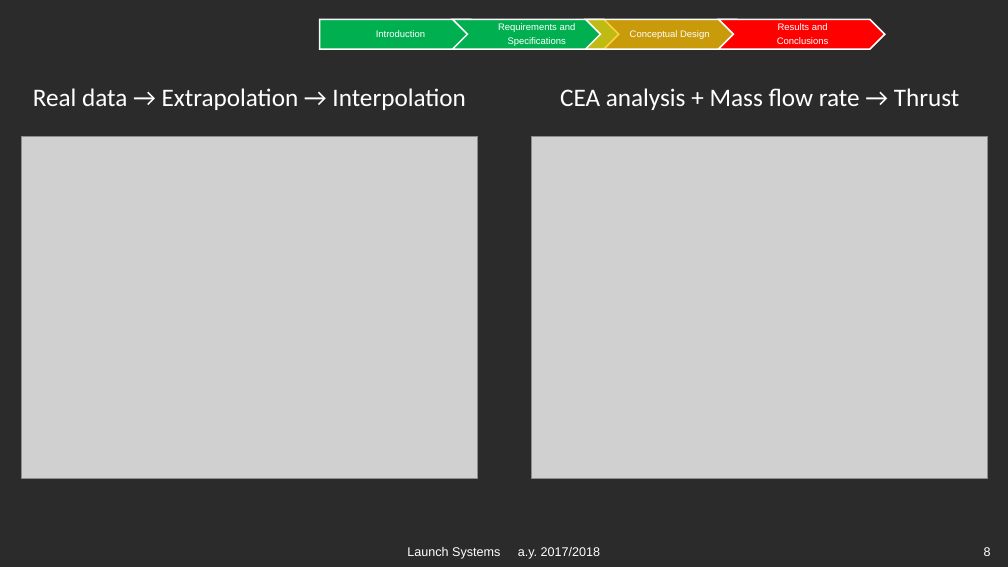
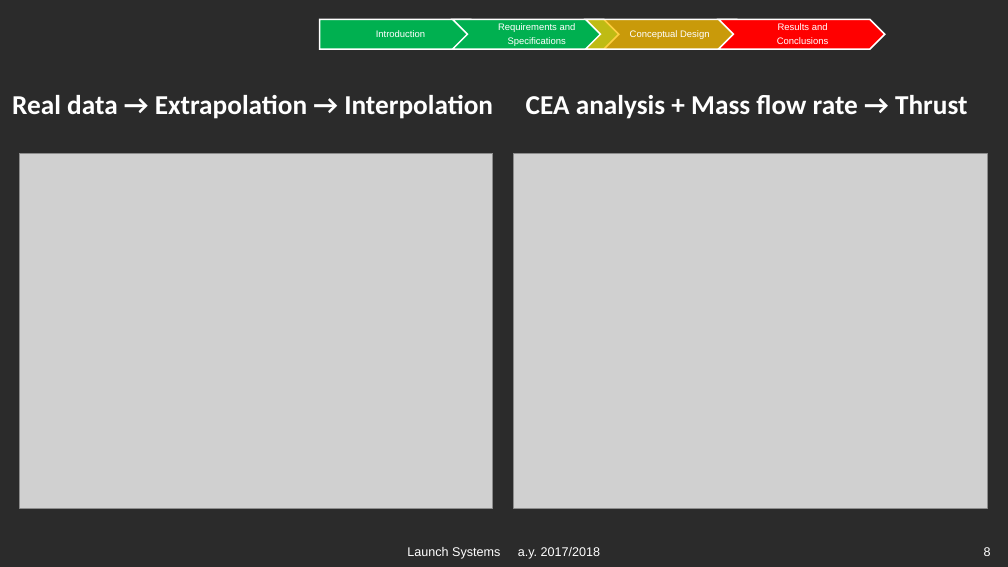
Before and after one commit to aeroanselm/Imbalance_project, a slide deck: slide 8 of Report/Ariane_5_ECA_Imbalance.pptx. Drawn at 1008x567 pixels with LibreOffice and Linux fonts; fonts in the diff are those of the drawing; grey boxes stand for pictures; background and template pictures are left out; a plain dark background stands for a picture behind light text. Boxes give left, top, right and bottom in pixels: in the first picture for what was removed or moved away, otherwise in the second. Text is boxed around its words. In the diff, an @@ line names an element or a change of style, - is before the commit and + after.

```diff
--- a/Report/Ariane_5_ECA_Imbalance.pptx
+++ b/Report/Ariane_5_ECA_Imbalance.pptx
@@ text "Real data → Extrapolation → ..." at (12,95,493,119): size 24 to 26 pt, bold on; alignment centre to left @@
@@ text "Real data → Extrapolation → ...": place and size @@
-text "Real data → Extrapolation → ..." at (33,88,465,110)
+text "Real data → Extrapolation → ..." at (12,95,493,119)
@@ text "CEA analysis + Mass flow ...": place and size @@
-text "CEA analysis + Mass flow ..." at (560,88,959,110)
+text "CEA analysis + Mass flow ..." at (526,95,968,119)
@@ text "CEA analysis + Mass flow ..." at (526,95,968,119): size 24 to 26 pt, bold on; alignment centre to left @@
@@ picture: place and size @@
-picture at (21,136,477,479)
+picture at (20,153,493,508)
@@ picture: place and size @@
-picture at (532,136,988,479)
+picture at (514,153,988,508)
```
Also in this commit, not shown: 6 other slides changed.
